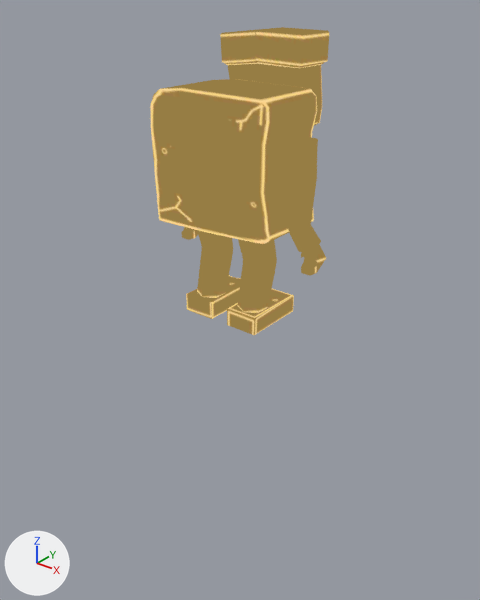
The glTF model godot/assets/models/battle/summons/LostGolem.glb, before and after one commit.
The view is the same before and after, from a camera (50 mm lens) standing at (0.369, -0.449, 0.299) and looking at (-0.005, 0.019, 0.009). Lighting does not change. The marker at lower left points along +X, +Y and +Z. The first picture is the older version. Both versions are drawn at frame 0 of the action 'LostGolem_Intro'; the numbers are the values there. Vertices at exactly the same position are counted once.

The first picture shows 'LostGolem.001'.
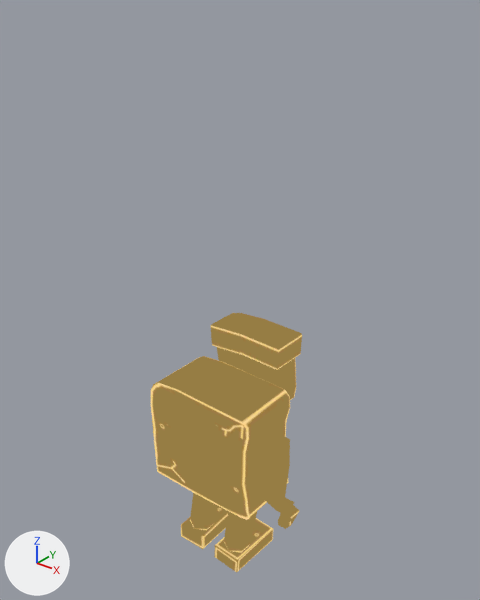
Boxes (x1, y1, x2, y2) around the edits, measured in the pictures (480 x 600 px; the box of a moved part takes in the faces that stretch with it):
'LostGolem.001', reshaped, rescaled, moved, turned
    before: (150, 27, 329, 335)
    after: (151, 313, 302, 572)
part 1 of me_lostgolem, moved or reshaped
    before: (282, 135, 318, 230)
    after: (260, 432, 290, 507)
part 2 of me_lostgolem, moved or reshaped
    before: (220, 27, 329, 125)
    after: (211, 313, 302, 400)
part 3 of me_lostgolem, moved or reshaped
    before: (150, 79, 317, 244)
    after: (151, 356, 290, 520)
part 4 of me_lostgolem, moved or reshaped
    before: (237, 239, 277, 313)
    after: (224, 511, 257, 553)
part 5 of me_lostgolem, moved or reshaped
    before: (186, 275, 241, 319)
    after: (181, 506, 228, 549)
part 6 of me_lostgolem, moved or reshaped
    before: (197, 230, 233, 298)
    after: (190, 493, 218, 530)
part 7 of me_lostgolem, moved or reshaped
    before: (227, 289, 294, 335)
    after: (214, 518, 273, 572)
part 8 of me_lostgolem, moved or reshaped
    before: (301, 245, 326, 276)
    after: (278, 505, 299, 529)
part 9 of me_lostgolem, moved or reshaped
    before: (287, 225, 321, 256)
    after: (265, 497, 295, 516)
part 10 of me_lostgolem, moved or reshaped (not visible afterwards)
    before: (181, 227, 198, 240)

Edits to the bpy script that builds the scene:
```text
Change me_lostgolem:
    used by ob_lostgolem_001; parent = ob_lostgolem; location = (0.0, 0.0, 0.0); rotation_euler = (1.571, 0.0, 0.0), in degrees (90, 0, 0)
    remove me_lostgolem.from_pydata(...)  # 405 vertices, 758 faces; spans x -1.63..1.63, y 0.03..5.18, z -1.55..0.67
    add me_lostgolem.from_pydata(...)  # 405 vertices, 758 faces; spans x -1.63..1.64, y -1.14..1.09, z -5.66..-0.48
    me_lostgolem part 1: the loose piece of 27 vertices spanning x 1.27..1.63, y 2.2..3.67, z -0.23..0.24 is turned 89.8 degrees about the x axis through its middle, then moved by (0.01, -3.41, -2.74)
    me_lostgolem part 2: the loose piece of 60 vertices spanning x -0.84..0.91, y 3.52..5.18, z -1.55..-0.74 is turned 89.6 degrees about the x axis through its middle, then moved by (0.02, -3.67, -0.17)
    me_lostgolem part 3: the loose piece of 51 vertices spanning x -1.29..1.32, y 1.9..4.35, z -0.7..0.67 is multiplied about its middle by the matrix ((1.0, 0.006, -0.001), (-0.001, 0.005, -1.0), (-0.006, 1.0, 0.005)), then moved by (0.01, -3.58, -2.52)
    me_lostgolem part 4: the loose piece of 62 vertices spanning x 0.12..0.9, y 0.17..2.75, z -0.5..0.47 is multiplied about its middle by the matrix ((1.0, 0.007, -0.004), (-0.004, 0.001, -1.0), (-0.007, 1.0, 0.001)), then moved by (0.0, -1.92, -4.18)
    me_lostgolem part 5: the loose piece of 24 vertices spanning x -0.85..-0.2, y 0.03..0.38, z -0.88..0.39 is multiplied about its middle by the matrix ((0.999, -0.001, 0.036), (0.036, 0.03, -0.999), (0.0, 1.0, 0.03)), then moved by (-0.01, -0.44, -5.21)
    me_lostgolem part 6: the loose piece of 63 vertices spanning x -0.98..-0.13, y 0.17..2.73, z -0.49..0.46 is turned 90 degrees about the x axis through its middle, then moved by (0.0, -1.91, -4.19)
    me_lostgolem part 7: the loose piece of 24 vertices spanning x 0.17..0.84, y 0.03..0.38, z -0.88..0.39 is multiplied about its middle by the matrix ((0.999, 0.015, -0.029), (-0.029, 0.03, -0.999), (-0.014, 0.999, 0.03)), then moved by (-0.01, -0.44, -5.22)
    me_lostgolem part 8: the loose piece of 16 vertices spanning x 1.31..1.59, y 1.19..1.82, z -0.76..-0.27 is turned 90.2 degrees about the x axis through its middle, then moved by (0.0, -1.46, -3.65)
    me_lostgolem part 9: the loose piece of 8 vertices spanning x 1.3..1.59, y 1.6..2.34, z -0.54..0.15 is turned 90 degrees about the x axis through its middle, then moved by (0.0, -2.24, -3.5)
    me_lostgolem part 10: the loose piece of 16 vertices spanning x -1.61..-1.33, y 1.19..1.82, z -0.74..-0.25 is turned 90.2 degrees about the x axis through its middle, then moved by (0.0, -1.48, -3.65)
    other edits to the shape of me_lostgolem do not show in these pictures
Change ob_lostgolem_001:
    remove ob_lostgolem_001.parent = ob_lostgolem
    ob_lostgolem_001.rotation_euler: (1.571, 0.0, 0.0) -> (0.0, 0.0, 0.0)  # degrees (90, 0, 0) -> degrees (0, 0, 0)
    ob_lostgolem_001.scale: (1.0, 1.0, 1.0) -> (0.05, 0.05, 0.05)
```
